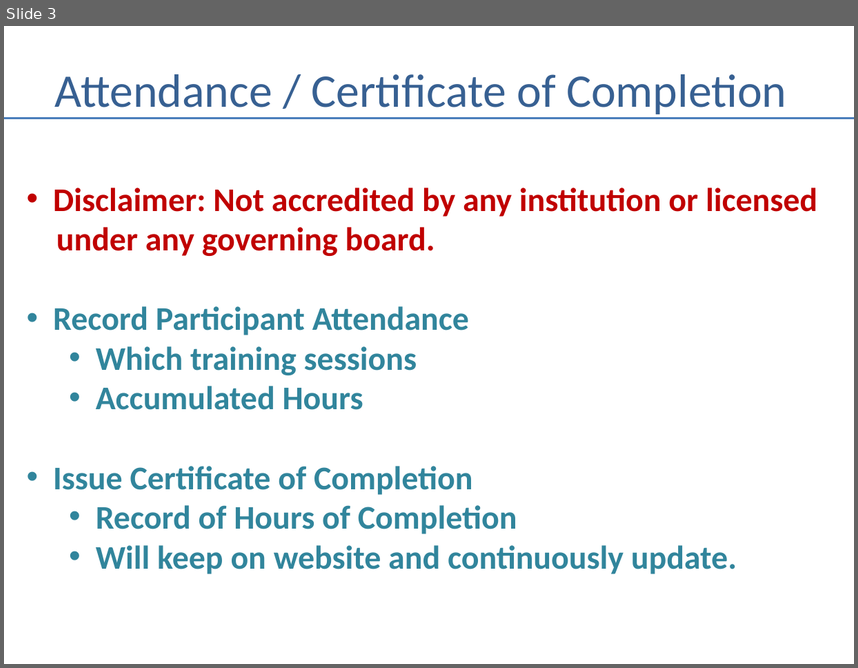
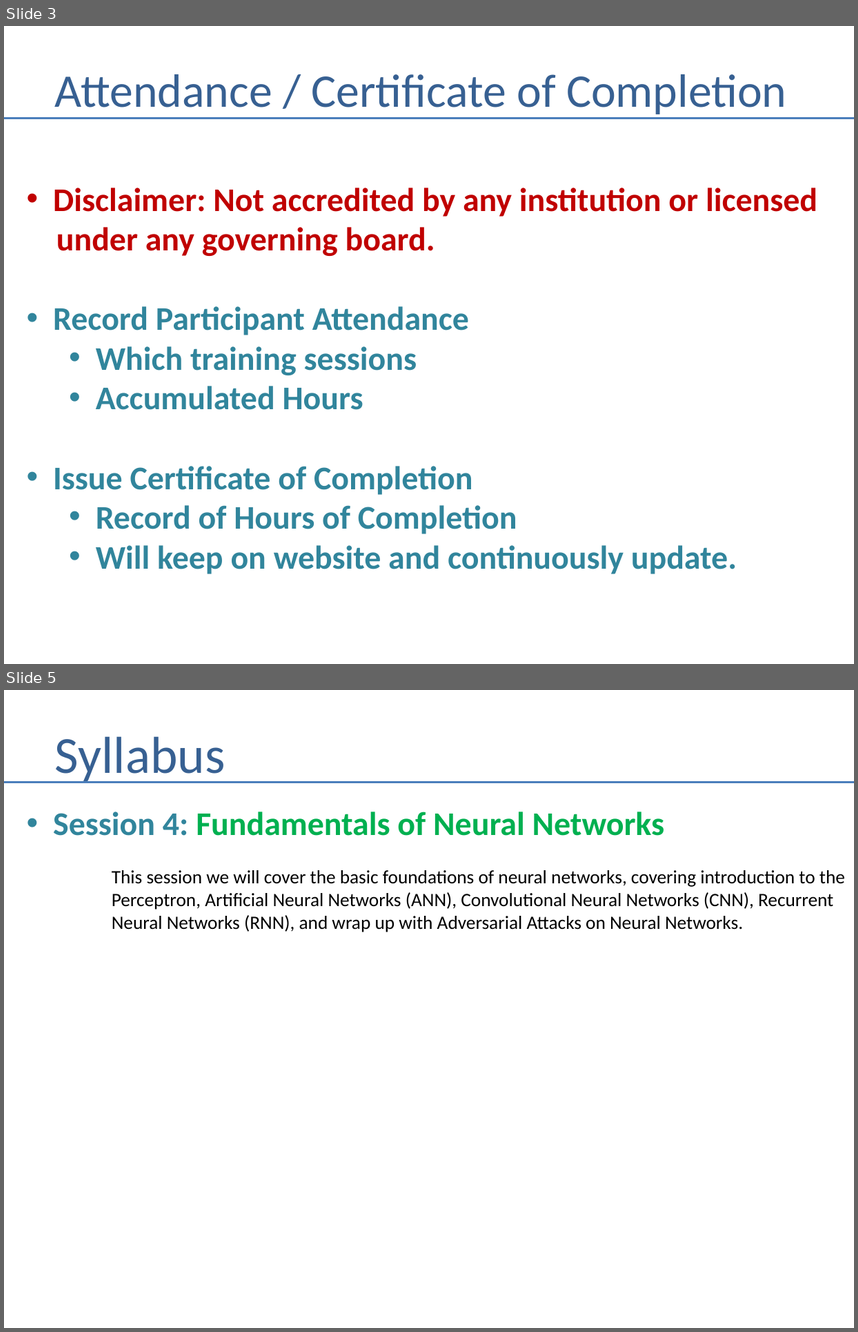
Before and after one commit to andrewferlitsch/Portland-Data-Science-Group, a slide deck: Presentations/AI Training Syllabus.pptx. Shown one above the other, each under a label of ours: slide 3 before the commit, slides 3 and 5 after it; the slides between them are not shown. The pictures are 858x668 and 858x1332 pixels, drawn with LibreOffice and Linux fonts; fonts in the diff are those of the drawing. Boxes give left, top, right and bottom in pixels: in the first picture for what was removed or moved away, otherwise in the second. Text is boxed around its words. In the diff, an @@ line names an element or a change of style, - is before the commit and + after.

Commit message:
update syllabus

```diff
--- a/Presentations/AI Training Syllabus.pptx
+++ b/Presentations/AI Training Syllabus.pptx
@@ slide 5 added at (4,690,854,1328), background #FFFFFF @@
@@ title added at (55,736,225,783), 44 pt, text #376092 @@
+Syllabus
@@ line added from (4, 782) to (854, 782), #4B7EBC 1.5 pt @@
@@ text added at (53,811,845,932), 16 pt, text #000000 @@
+• Session 4: Fundamentals of Neural Networks
+This session we will cover the basic foundations of neural networks, covering introduction to the
+Perceptron, Artificial Neural Networks (ANN), Convolutional Neural Networks (CNN), Recurrent
+Neural Networks (RNN), and wrap up with Adversarial Attacks on Neural Networks.
```
Also in this commit, not shown: 1 slide changed.
